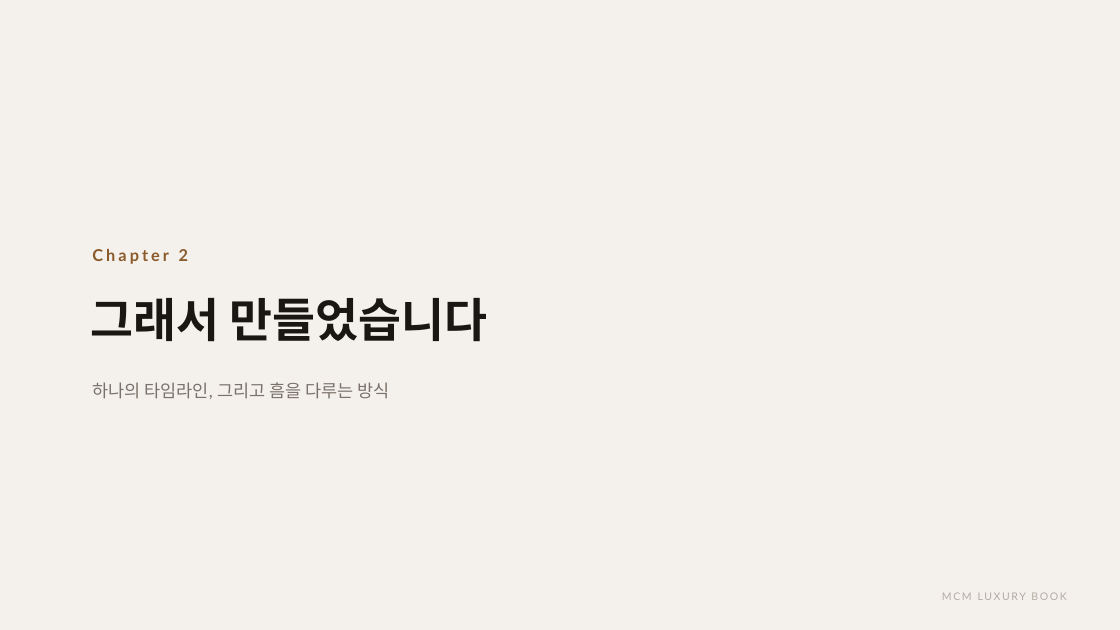
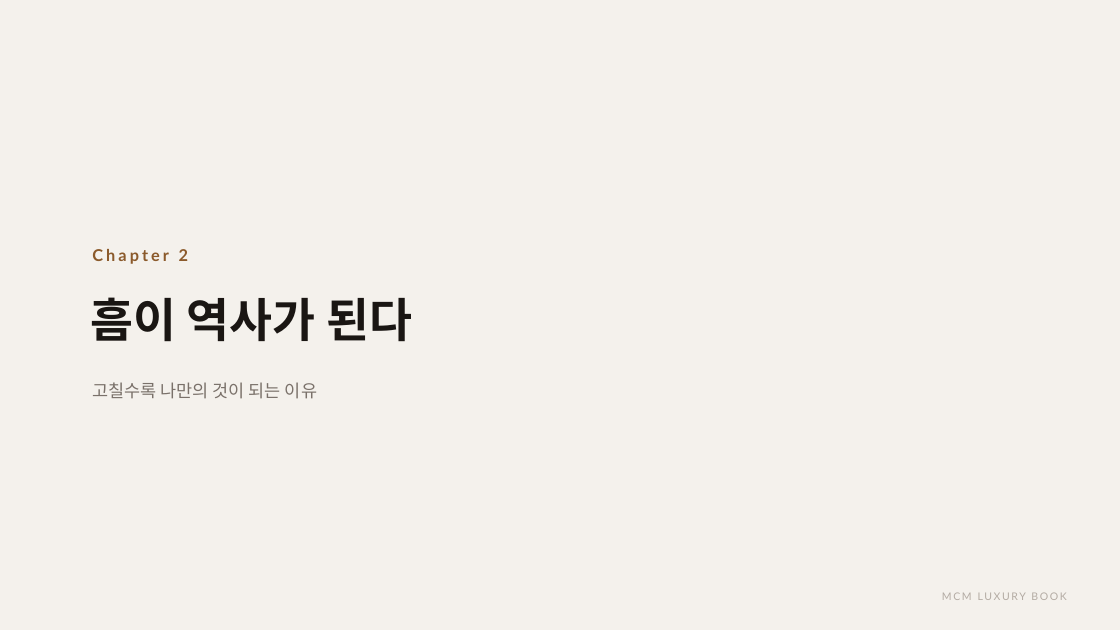
Before and after one commit to elominatedCloud/likeGonzi, a slide deck: slide 14 of docs/ir/MCM_Luxury_Book_IR.pptx (slide 12 before the commit). Drawn at 1120x630 pixels with LibreOffice and Linux fonts; fonts in the diff are those of the drawing. Boxes give left, top, right and bottom in pixels: in the first picture for what was removed or moved away, otherwise in the second. Text is boxed around its words. In the diff, an @@ line names an element or a change of style, - is before the commit and + after.

```diff
--- a/docs/ir/MCM_Luxury_Book_IR.pptx
+++ b/docs/ir/MCM_Luxury_Book_IR.pptx
@@ text at [91,297,412,342]: text changed @@
-그래서 만들었습니다
+흠이 역사가 된다
@@ text at [92,382,317,399]: text changed @@
-하나의 타임라인, 그리고 흠을 다루는 방식
+고칠수록 나만의 것이 되는 이유
```
Also in this commit, not shown: 7 other slides changed, 1 slide added, 2 slides removed, 8 other files.
